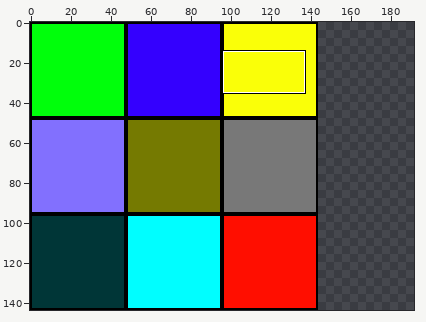
Edited in one commit: sprite sheet (src/tiles.png). Above, an overview of the earlier version with the close-up marked.
Close-up. Earlier state:
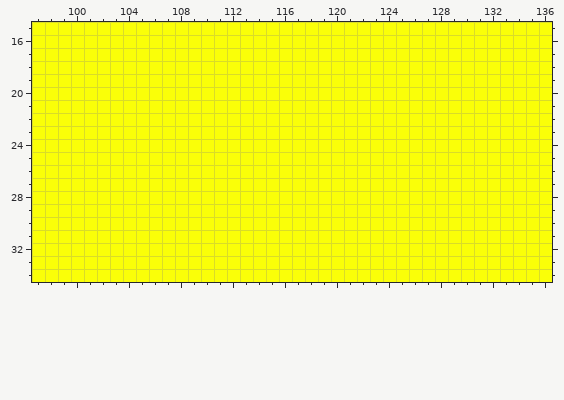
The file is 144x144 pixels. Colours within 5 levels of each other are drawn and written as one. Shown: x 97..136, y 15..34. The old version is drawn lined up with the new one, on the new canvas. The commit also changed other parts of the picture, which this record leaves out.
Now the later version:
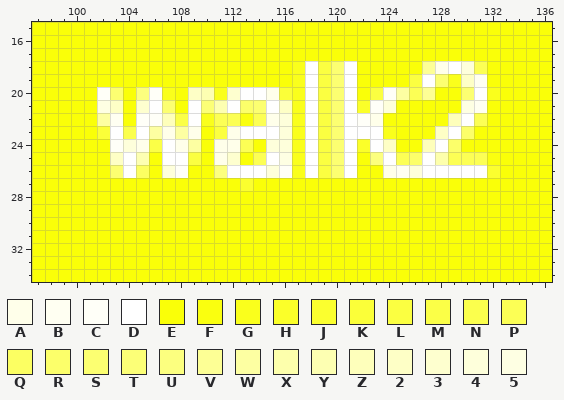
Palette (. is transparent): A #ffffea  B #fffff2  C #fffff8  D #ffffff  E #faff08  F #faff0f  G #faff1c  H #fbff29  J #fbff2f  K #fbff39  L #fbff41  M #fbff47  N #fbff4d  P #fcff55  Q #fcff62  R #fcff6a  S #fcff71  T #fcff77  U #fcff7f  V #fdff95  W #fdffa2  X #fdffac  Y #fdffb2  Z #feffbb  2 #feffc6  3 #feffcf  4 #feffdb  5 #feffe3
Difference:
canvas 144x144 -> 192x144
@@ x 97..136 @@
 17 EEEEEEEEEEEEEEEEEEEEEEEEEEEEEEEEEEEEEEEE
-18 EEEEEEEEEEEEEEEEEEEEEEEEEEEEEEEEEEEEEEEE
-19 EEEEEEEEEEEEEEEEEEEEEEEEEEEEEEEEEEEEEEEE
-20 EEEEEEEEEEEEEEEEEEEEEEEEEEEEEEEEEEEEEEEE
-21 EEEEEEEEEEEEEEEEEEEEEEEEEEEEEEEEEEEEEEEE
-22 EEEEEEEEEEEEEEEEEEEEEEEEEEEEEEEEEEEEEEEE
-23 EEEEEEEEEEEEEEEEEEEEEEEEEEEEEEEEEEEEEEEE
-24 EEEEEEEEEEEEEEEEEEEEEEEEEEEEEEEEEEEEEEEE
-25 EEEEEEEEEEEEEEEEEEEEEEEEEEEEEEEEEEEEEEEE
-26 EEEEEEEEEEEEEEEEEEEEEEEEEEEEEEEEEEEEEEEE
-27 EEEEEEEEEEEEEEEEEEEEEEEEEEEEEEEEEEEEEEEE
+18 EEEEEEEEEEEEEEEEEEEEGDLSDEEEEEVAD4PEEEEE
+19 EEEEEEEEEEEEEEEEEEEEGDLSDEEEELDSG2BEEEEE
+20 EEEEECSEUCGE2YG3DDAKGDLSDELCWPVEESDGEEEE
+21 EEEEE52E3DSEDTYDRSD2GDLSDHC4EEEEE5BEEEEE
+22 EEEEEWBECCZMDGPPFPA4GDLSDCAEEEEEZDPEEEEE
+23 EEEEEKDNDWAWAELADDD4GDLSDDDGEEE2DREEEEEE
+24 EEEEEEC4AMDAWEAAPE44GDLSDHD2EEZDREEEEEEE
+25 EEEEEE2DYEDDLEA3EPD5GDLSDEUDPRDXPPPFEEEE
+26 EEEEEESDQE4CEEUDDD4CGDLSDEEAB4DDDDDJEEEE
+27 EEEEEEEEEEEEEEEEJEEEEEEEEEEEEEEEEEEEEEEE
 28 EEEEEEEEEEEEEEEEEEEEEEEEEEEEEEEEEEEEEEEE
Boxes around the changes in both close-ups, in picture pixels (x1, y1, x2, y2):
changed: (97, 61, 500, 191)
